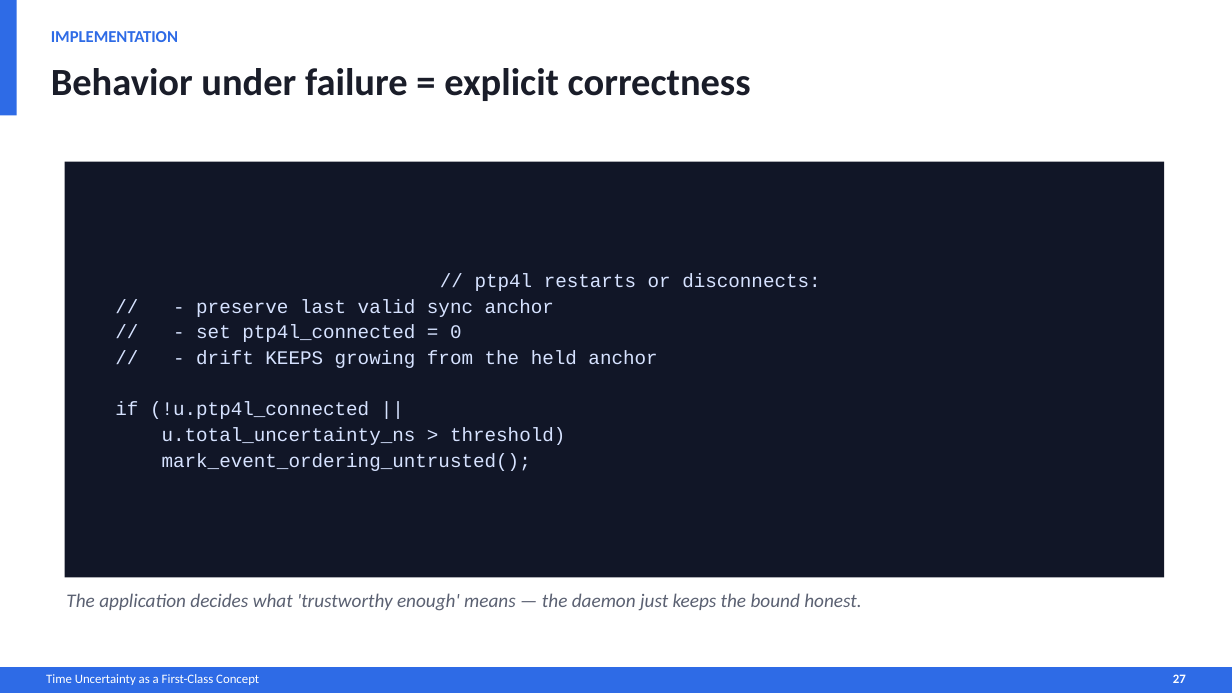
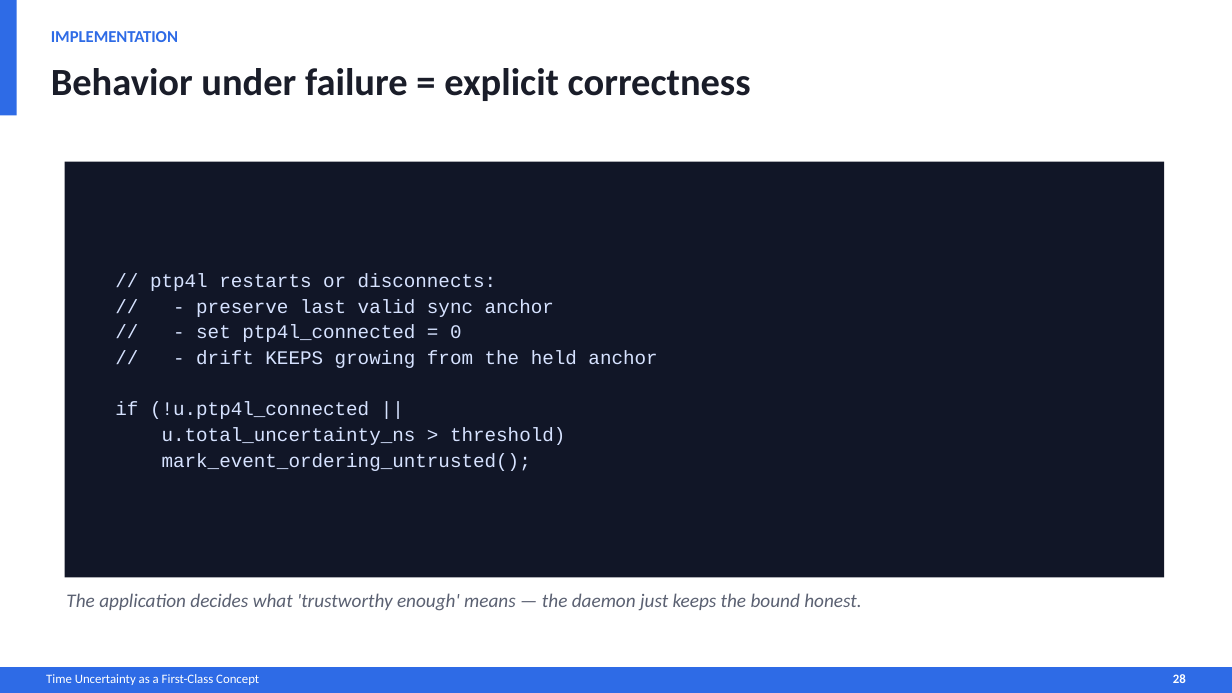
Before and after one commit to MaciekMachni/netdev-0x1a-talk, a slide deck: slide 28 of time-uncertainty-error-bar.pptx (slide 27 before the commit). Drawn at 1232x693 pixels with LibreOffice and Linux fonts; fonts in the diff are those of the drawing. Boxes give left, top, right and bottom in pixels: in the first picture for what was removed or moved away, otherwise in the second. Text is boxed around its words. In the diff, an @@ line names an element or a change of style, - is before the commit and + after.

```diff
--- a/time-uncertainty-error-bar.pptx
+++ b/time-uncertainty-error-bar.pptx
@@ text in rectangle at [150, 273, 496, 291]: alignment centre to left @@
@@ text at [1173, 674, 1186, 683]: text changed @@
-27
+28
```
Also in this commit, not shown: 21 other slides changed, 8 slides added, 2 slides removed, 7 other files.
